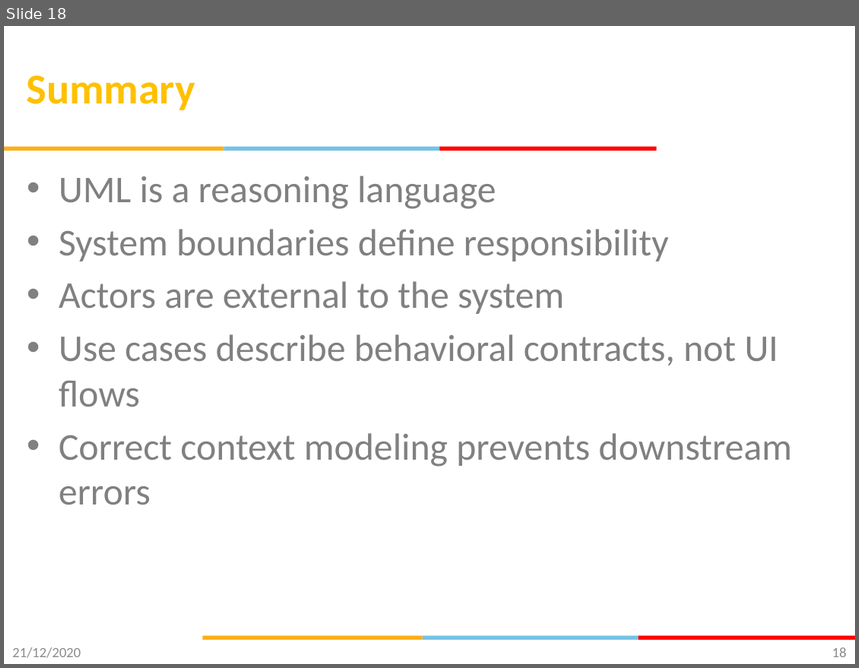
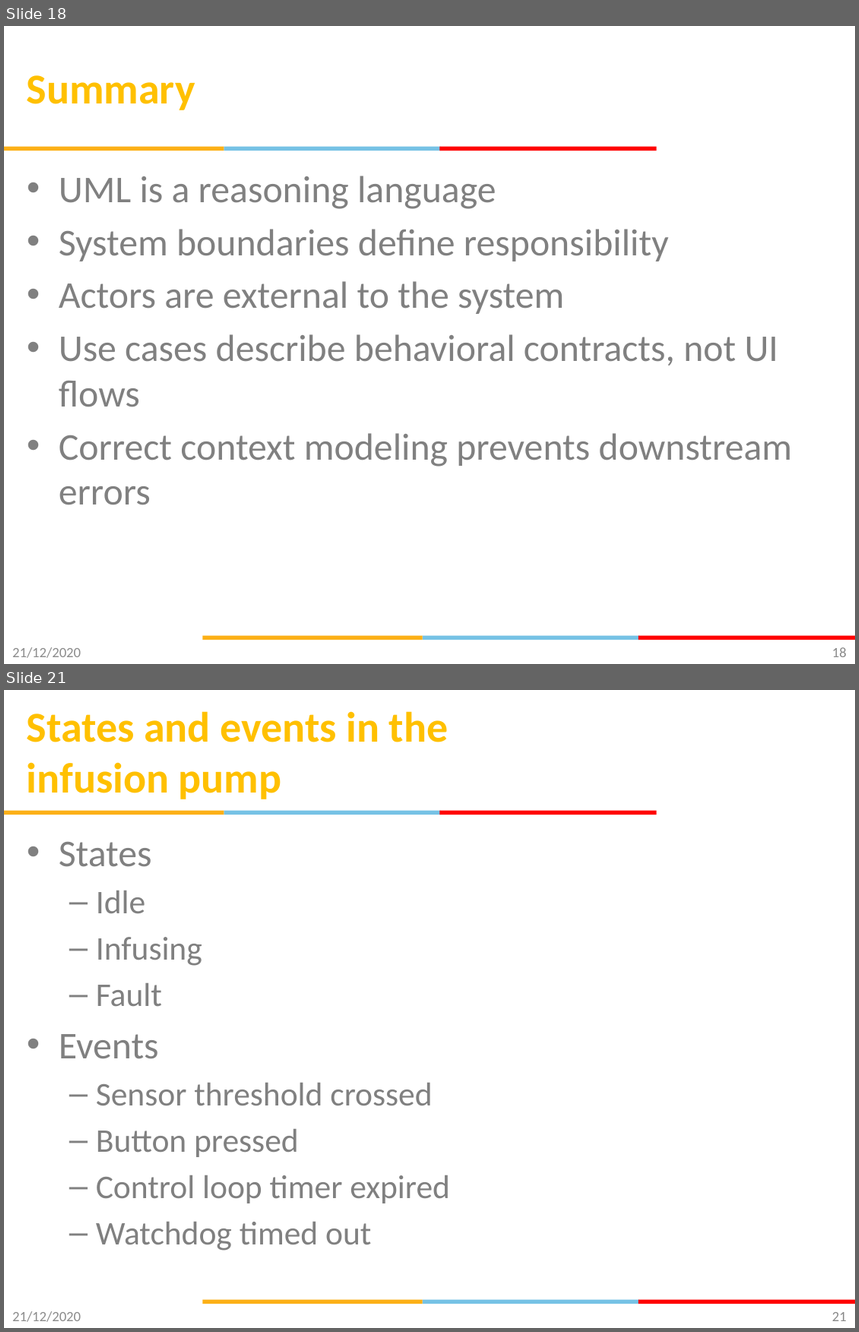
Before and after one commit to gsaurabhr-teaching/csg523-material, a slide deck: Lec-9-12-modeling-uml.pptx. Shown one above the other, each under a label of ours: slide 18 before the commit, slides 18 and 21 after it; the slides between them are not shown. The pictures are 859x668 and 859x1332 pixels, drawn with LibreOffice and Linux fonts; fonts in the diff are those of the drawing; background and template pictures are left out. Boxes give left, top, right and bottom in pixels: in the first picture for what was removed or moved away, otherwise in the second. Text is boxed around its words. In the diff, an @@ line names an element or a change of style, - is before the commit and + after.

Commit message:
UML state charts

```diff
--- a/Lec-9-12-modeling-uml.pptx
+++ b/Lec-9-12-modeling-uml.pptx
@@ slide 21 added at (4,690,855,1328), background #FFFFFF; not listed: 6 template elements that a slide beside it also shows @@
@@ title added at (27,711,449,799), 36 pt, text #FFC000, bold @@
+States and events in the infusion pump
@@ text added at (59,842,450,1251), 28 pt, text #808080 @@
+• States
+  – Idle
+  – Infusing
+  – Fault
+• Events
+  – Sensor threshold crossed
+  – Button pressed
+  – Control loop timer expired
+  – Watchdog timed out
@@ text added at (12,1312,81,1322), 12 pt, text #8C8C8C @@
+21/12/2020
@@ page number added at (832,1312,847,1322), 12 pt, text #898989 @@
+21
```
Also in this commit, not shown: 1 slide changed, 14 other slides added.
